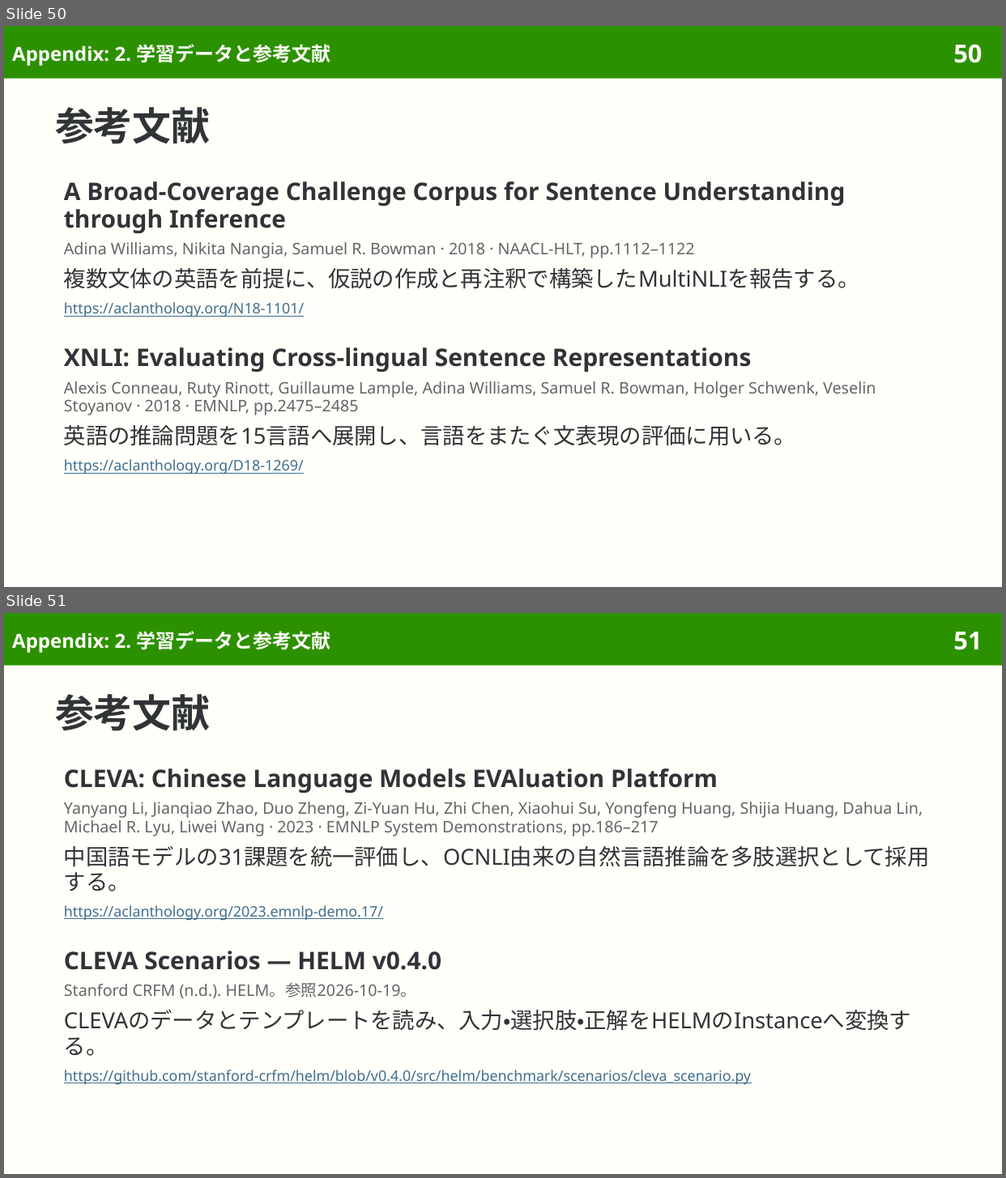
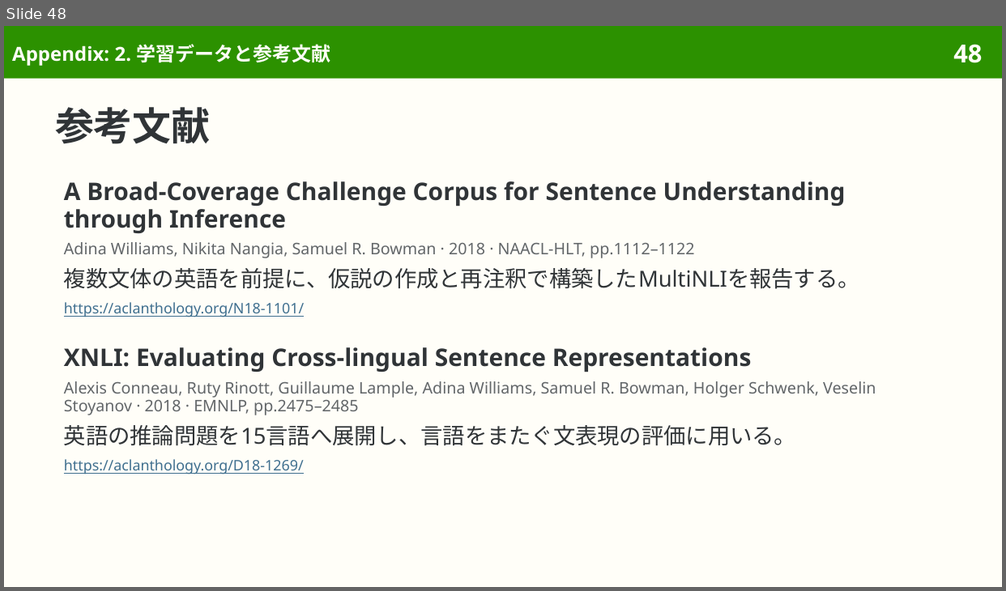
Before and after one commit to sasakiy84/datasets-in-10-minutes, a slide deck: slides/datasets-in-10-minutes-ocnli.pptx. Shown one above the other, each under a label of ours: slides 50 and 51 before the commit, slide 48 after it. The pictures are 1006x1178 and 1006x591 pixels, drawn with LibreOffice and Linux fonts; fonts in the diff are those of the drawing. Boxes give left, top, right and bottom in pixels: in the first picture for what was removed or moved away, otherwise in the second. Text is boxed around its words. In the diff, an @@ line names an element or a change of style, - is before the commit and + after.

Commit message:
Center OCNLI on Chinese inference, annotation and original evaluation

```diff
--- a/slides/datasets-in-10-minutes-ocnli.pptx
+++ b/slides/datasets-in-10-minutes-ocnli.pptx
@@ slide 51 removed at [4, 613, 1002, 1174], background #FFFEF8; not listed: 2 template elements that a slide beside it also shows @@
@@ title removed at [12, 631, 331, 653] @@
-Appendix: 2. 学習データと参考文献
@@ title removed at [55, 694, 210, 731] @@
-参考文献
@@ text removed at [64, 769, 718, 793] @@
-CLEVA: Chinese Language Models EVAluation Platform
@@ text removed at [64, 802, 923, 837] @@
-Yanyang Li, Jianqiao Zhao, Duo Zheng, Zi-Yuan Hu, Zhi Chen, Xiaohui Su, Yongfeng Huang, Shijia Huang, Dahua Lin, Michael R. Lyu, Liwei Wang · 2023 · EMNLP System Demonstrations, pp.186–217
@@ text removed at [64, 846, 930, 892] @@
-中国語モデルの31課題を統一評価し、OCNLI由来の自然言語推論を多肢選択として採用する。
@@ text removed at [64, 905, 383, 921] @@
-https://aclanthology.org/2023.emnlp-demo.17/
@@ text removed at [64, 951, 441, 970] @@
-CLEVA Scenarios — HELM v0.4.0
@@ text removed at [64, 982, 417, 999] @@
-Stanford CRFM (n.d.). HELM。参照2026-10-19。
@@ text removed at [64, 1010, 911, 1056] @@
-CLEVAのデータとテンプレートを読み、入力・選択肢・正解をHELMのInstanceへ変換する。
@@ text removed at [64, 1070, 751, 1085] @@
-https://github.com/stanford-crfm/helm/blob/v0.4.0/src/helm/benchmark/scenarios/cleva_scenario.py
@@ what was slide 50 is now slide 48 @@
@@ page number at [953, 44, 982, 63]: text changed @@
-50
+48
```
Also in this commit, not shown: 5 slides changed, 2 other slides removed, 50 other files.
